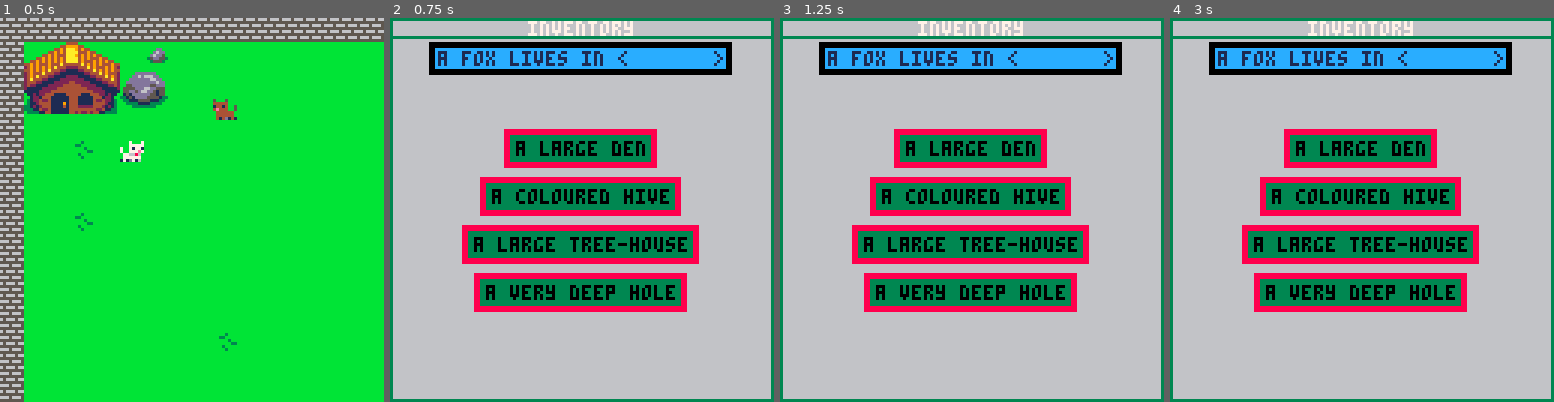
Above: before the commit, frames 1-4 (left to right).
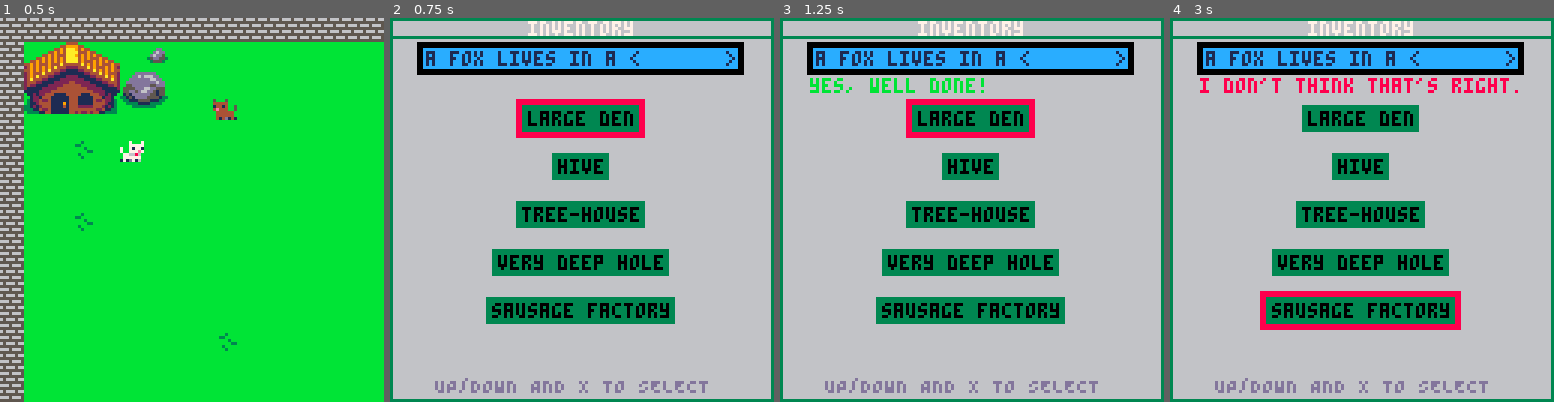
Above: after the commit, the same moments.

Repository: Mackeriah/FurlockBones-game
Game: PICO-8 cartridge furlock bones.p8
Same seed, same stepped clock (60 frames per second), same inputs: the game is played once before the commit and once after it.
Inputs:
- Up to frame 1 (0.5 s): tap X (X key) at 0.33 s
- Up to frame 2 (0.75 s): tap O (Z key) at 0.7 s
- Up to frame 3 (1.25 s): tap X (X key) at 1.07 s
- Up to frame 4 (3 s): hold Right 1.6-2.1 s; tap O (Z key) every 0.4 s from 1.7 to 2.9 s; tap X (X key) at 1.85, 2.97 s; hold Up 2.15-2.42 s; hold Right from 2.47 s (still down)

Frame 1 is identical in both runs. In frame 2, 28% of the frame differs, in the area x 7-93%, y 6-98%; in frame 3, 28%; in frame 4, 29%.

Commit message:
mini-game done
I'm calling it a mini-game but it's actually the core mechanic!  lol

Diff:
--- a/furlock bones.p8
+++ b/furlock bones.p8
@@ -66,9 +66,7 @@
 	cls()
 	if activeGame == false then draw_menu() end
 	if activeGame == true then draw_game() end
-
 	-- player.x-20,player.y-20,8
-	-- print(text.string[1],player.x-20,player.y-20,8)
 	-- print(text.string[2])
 	-- print(text.string[3])
 end
@@ -533,6 +531,8 @@
 	text.pages = false
 	text.string = {} -- empty array to store individual string?
 	text.pages_answers = {} -- store page minigame answers
+	text.pages_correct = 1
+	text.pages_selection = 1
 	text.character = "nobody"
 	conversation_state = "none" -- initialising to none (not done elsewhere)
 end
@@ -675,8 +674,9 @@
 		end
 
 	elseif conversation_state == "habitat" then
-		new_pages({"a fox lives in <       >"})
-		new_pages_answers({"a large den", "a coloured hive", "a large tree-house","a very deep hole"})
+		new_pages({"a fox lives in a <       >"})
+		new_pages_answers({"large den", "hive", "tree-house","very deep hole","sausage factory"})
+		text.pages_correct = 1
 	end
 end
 
@@ -736,7 +736,7 @@
 	local textbox_xx = camera_x + 64 - maxTextWidth *2 -1 -- -1 for border and centred
 
 	-- vertical text box location
-	local textbox_yy = camera_y + 30
+	local textbox_yy = camera_y + 20
 
 	local textbox_width2 = textbox_xx+(maxTextWidth*4)  -- *4 to account for character width
 	local textbox_height2 = textbox_yy + 6 -- *6 for character height
@@ -747,9 +747,43 @@
 		local tx = camera_x + 64 - #txt * 2 -- centre text based on length of string txt
 		local ty = textbox_yy - 5 +(i*16) -- padding for top of box but as loop starts at 1 we subtract 5
 
-		rectfill(tx-4,ty-4,tx+#txt*4+2,ty+6+2,8) -- this draws the border (to select answer)
+		if text.pages_selection == i then
+			rectfill(tx-4,ty-4,tx+#txt*4+2,ty+6+2,8) -- this draws the border (to select answer)
+		end
 		rectfill(tx-2,ty-2,tx+#txt*4,ty+6,3) -- this draws the box
-		print(txt, tx, ty, 0)
+		print(txt, tx, ty, 0) -- print the current possible answer
+		if correct == true then
+			print("yes, well done!",10,20,11)
+		elseif correct == false then
+			print("i don't think that's right.",10,20,8)
+		end
+		print("UP/DOWN AND X TO SELECT",15,120,13)
+	end
+
+	-- change selected question
+	if (btnp(3)) then
+		if text.pages_selection > #text.pages_answers-1 then
+			text.pages_selection = 1
+			correct = none
+		else
+			text.pages_selection += 1
+			correct = none
+		end
+	end
+	if (btnp(2)) then -- 2 is up
+		if text.pages_selection == 1 then
+			text.pages_selection = #text.pages_answers
+			correct = none
+		else
+			text.pages_selection -= 1
+			correct = none
+		end
+	end
+
+	-- check for correct answer
+	if (btnp(❎)) then
+		if text.pages_selection == text.pages_correct then correct = true
+		else correct = false end
 	end
 end
 
